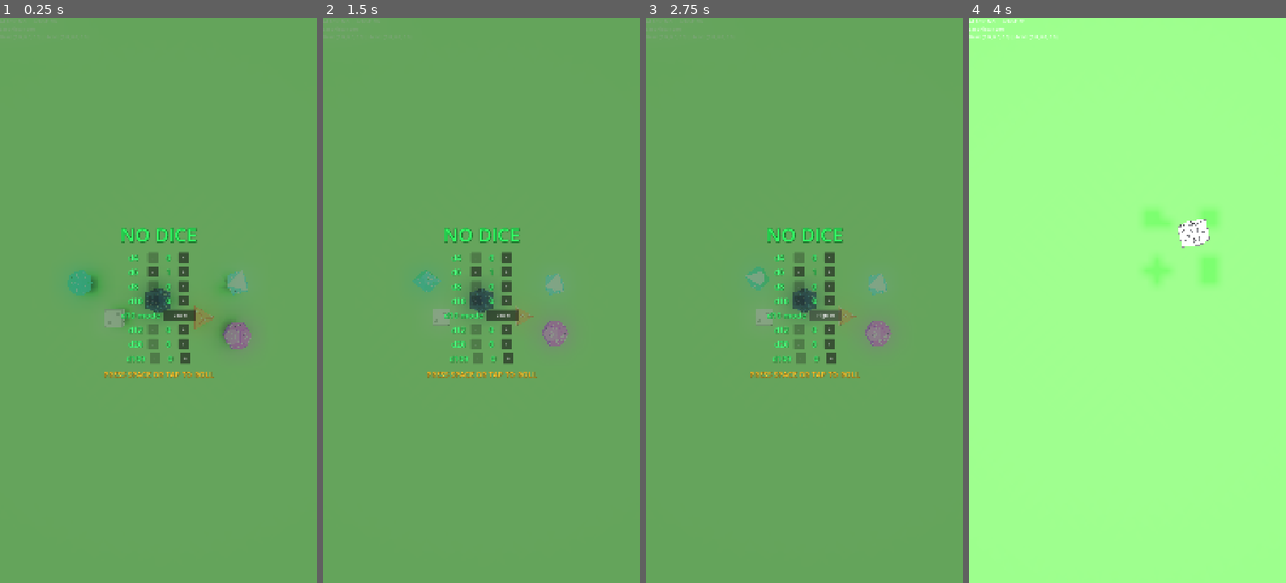
Above: before the commit, frames 1-4 (left to right).
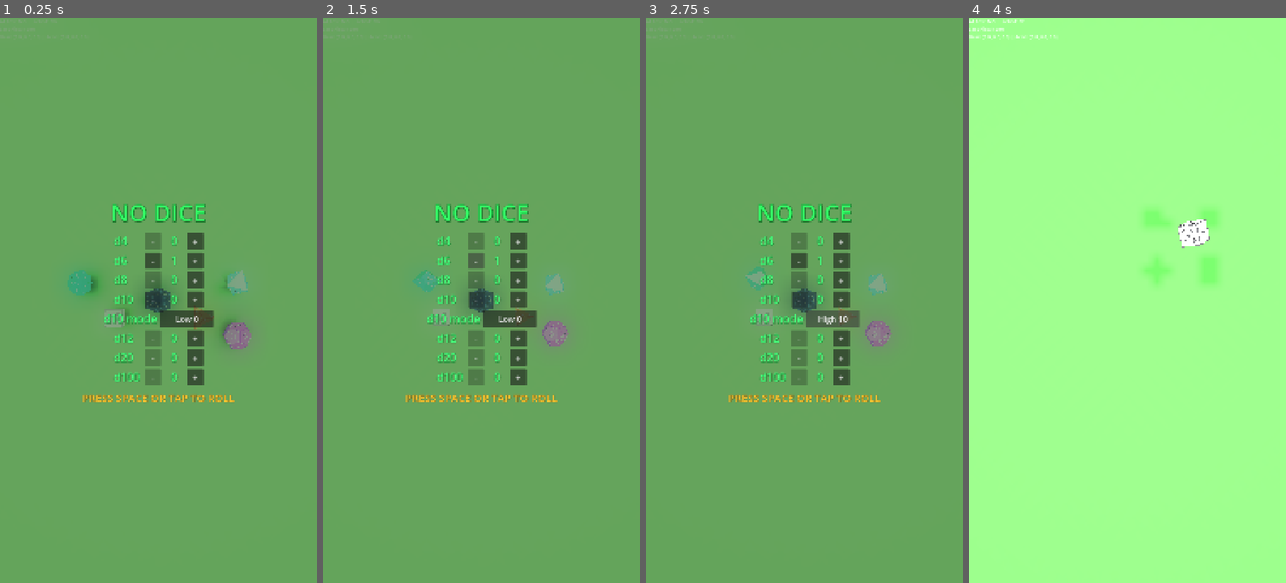
Above: after the commit, the same moments.

Repository: MatthieuLJ/no_dice
Game: Godot game, scene res://die.tscn
Same seed, same stepped clock (60 frames per second), same inputs: the game is played once before the commit and once after it.
Inputs (mouse positions are in pixels of both pictures, inside the frame that each line leads up to):
- Up to frame 1 (0.25 s): no input
- Up to frame 2 (1.5 s): click "+" at 0.5 s; click "-" at 1.25 s
- Up to frame 3 (2.75 s): click "Low 0" at 2 s
- Up to frame 4 (4 s): click "High 10" at 2.75 s; tap Space at 3.5, 3.77 s; move the mouse to (1197, 272) at 3.52 s; hold Right (ui_right) from 3.53 s (still down); tap Enter at 3.6 s; click (1197, 272) at 3.67 s

The runs differ from the first frame. In frame 1, 5.0% of the frame differs, in the area x 26-74%, y 32-68%; in frame 2, 4.9%; in frame 3, 5.0%; in frame 4, nothing differs.

Commit message:
Enlarge text labels and buttons across main menu and result screen

Diff:
--- a/result_screen.tscn
+++ b/result_screen.tscn
@@ -18,19 +18,19 @@
 border_width_bottom = 0
 
 [sub_resource type="LabelSettings" id="LabelSettings_title"]
-font_size = 56
+font_size = 40
 font_color = Color(0.2, 1, 0.4, 1)
 shadow_size = 8
 shadow_color = Color(0, 0.4, 0.1, 0.8)
 
 [sub_resource type="LabelSettings" id="LabelSettings_stats"]
-font_size = 26
+font_size = 40
 font_color = Color(0.3, 1, 0.5, 1)
 shadow_size = 4
 shadow_color = Color(0, 0.4, 0.1, 0.8)
 
 [sub_resource type="LabelSettings" id="LabelSettings_counts"]
-font_size = 24
+font_size = 40
 font_color = Color(1, 0.85, 0.2, 1)
 shadow_size = 4
 shadow_color = Color(0.4, 0.3, 0, 0.8)
@@ -55,13 +55,13 @@
 grow_vertical = 2
 
 [node name="PanelContainer" type="PanelContainer" parent="CenterContainer"]
-custom_minimum_size = Vector2(640, 520)
+custom_minimum_size = Vector2(800, 680)
 layout_mode = 2
 theme_override_styles/panel = SubResource("StyleBoxFlat_glass")
 
 [node name="VBox" type="VBoxContainer" parent="CenterContainer/PanelContainer"]
 layout_mode = 2
-theme_override_constants/separation = 16
+theme_override_constants/separation = 18
 alignment = 1
 
 [node name="TitleLabel" type="Label" parent="CenterContainer/PanelContainer/VBox"]
@@ -83,7 +83,7 @@
 horizontal_alignment = 1
 
 [node name="HistogramContainer" type="MarginContainer" parent="CenterContainer/PanelContainer/VBox"]
-custom_minimum_size = Vector2(580, 300)
+custom_minimum_size = Vector2(740, 360)
 layout_mode = 2
 theme_override_constants/margin_left = 10
 theme_override_constants/margin_top = 5
@@ -100,20 +100,20 @@
 alignment = 1
 
 [node name="RollAgainButton" type="Button" parent="CenterContainer/PanelContainer/VBox/ButtonRow"]
-custom_minimum_size = Vector2(210, 54)
+custom_minimum_size = Vector2(250, 64)
 layout_mode = 2
-theme_override_font_sizes/font_size = 22
+theme_override_font_sizes/font_size = 30
 text = "Roll Again"
 
 [node name="LockFlatButton" type="Button" parent="CenterContainer/PanelContainer/VBox/ButtonRow"]
 visible = false
-custom_minimum_size = Vector2(210, 54)
+custom_minimum_size = Vector2(250, 64)
 layout_mode = 2
-theme_override_font_sizes/font_size = 22
+theme_override_font_sizes/font_size = 30
 text = "Lock Flat & Reroll"
 
 [node name="MainMenuButton" type="Button" parent="CenterContainer/PanelContainer/VBox/ButtonRow"]
-custom_minimum_size = Vector2(210, 54)
+custom_minimum_size = Vector2(250, 64)
 layout_mode = 2
-theme_override_font_sizes/font_size = 22
+theme_override_font_sizes/font_size = 30
 text = "Main Menu"
--- a/start_menu.tscn
+++ b/start_menu.tscn
@@ -9,19 +9,19 @@
 shader_parameter/mix_color = Color(0.02, 0.05, 0.03, 0.5)
 
 [sub_resource type="LabelSettings" id="LabelSettings_title"]
-font_size = 64
+font_size = 80
 font_color = Color(0.2, 1, 0.4, 1)
 shadow_size = 8
 shadow_color = Color(0, 0.4, 0.1, 0.8)
 
 [sub_resource type="LabelSettings" id="LabelSettings_config"]
-font_size = 28
+font_size = 38
 font_color = Color(0.3, 1, 0.5, 1)
 shadow_size = 4
 shadow_color = Color(0, 0.4, 0.1, 0.8)
 
 [sub_resource type="LabelSettings" id="LabelSettings_blink"]
-font_size = 26
+font_size = 36
 font_color = Color(1, 0.8, 0.2, 1)
 shadow_size = 4
 shadow_color = Color(0.5, 0.3, 0, 0.8)
@@ -53,10 +53,10 @@
 anchor_top = 0.5
 anchor_right = 0.5
 anchor_bottom = 0.5
-offset_left = -300.0
-offset_top = -280.0
-offset_right = 300.0
-offset_bottom = 280.0
+offset_left = -380.0
+offset_top = -360.0
+offset_right = 380.0
+offset_bottom = 360.0
 grow_horizontal = 2
 grow_vertical = 2
 theme_override_constants/separation = 16
@@ -79,28 +79,30 @@
 alignment = 1
 
 [node name="D4Label" type="Label" parent="MenuContainer/VBoxContainer/ConfigContainer/RowD4"]
-custom_minimum_size = Vector2(50, 0)
+custom_minimum_size = Vector2(90, 0)
 layout_mode = 2
 text = "d4"
 label_settings = SubResource("LabelSettings_config")
 
 [node name="MinusButton" type="Button" parent="MenuContainer/VBoxContainer/ConfigContainer/RowD4"]
-custom_minimum_size = Vector2(36, 36)
-layout_mode = 2
-size_flags_vertical = 4
+custom_minimum_size = Vector2(56, 56)
+layout_mode = 2
+size_flags_vertical = 4
+theme_override_font_sizes/font_size = 32
 text = "-"
 
 [node name="CountLabel" type="Label" parent="MenuContainer/VBoxContainer/ConfigContainer/RowD4"]
-custom_minimum_size = Vector2(36, 0)
+custom_minimum_size = Vector2(56, 0)
 layout_mode = 2
 text = "0"
 label_settings = SubResource("LabelSettings_config")
 horizontal_alignment = 1
 
 [node name="PlusButton" type="Button" parent="MenuContainer/VBoxContainer/ConfigContainer/RowD4"]
-custom_minimum_size = Vector2(36, 36)
-layout_mode = 2
-size_flags_vertical = 4
+custom_minimum_size = Vector2(56, 56)
+layout_mode = 2
+size_flags_vertical = 4
+theme_override_font_sizes/font_size = 32
 text = "+"
 
 [node name="RowD6" type="HBoxContainer" parent="MenuContainer/VBoxContainer/ConfigContainer"]
@@ -109,28 +111,30 @@
 alignment = 1
 
 [node name="D6Label" type="Label" parent="MenuContainer/VBoxContainer/ConfigContainer/RowD6"]
-custom_minimum_size = Vector2(50, 0)
+custom_minimum_size = Vector2(90, 0)
 layout_mode = 2
 text = "d6"
 label_settings = SubResource("LabelSettings_config")
 
 [node name="MinusButton" type="Button" parent="MenuContainer/VBoxContainer/ConfigContainer/RowD6"]
-custom_minimum_size = Vector2(36, 36)
-layout_mode = 2
-size_flags_vertical = 4
+custom_minimum_size = Vector2(56, 56)
+layout_mode = 2
+size_flags_vertical = 4
+theme_override_font_sizes/font_size = 32
 text = "-"
 
 [node name="CountLabel" type="Label" parent="MenuContainer/VBoxContainer/ConfigContainer/RowD6"]
-custom_minimum_size = Vector2(36, 0)
+custom_minimum_size = Vector2(56, 0)
 layout_mode = 2
 text = "1"
 label_settings = SubResource("LabelSettings_config")
 horizontal_alignment = 1
 
 [node name="PlusButton" type="Button" parent="MenuContainer/VBoxContainer/ConfigContainer/RowD6"]
-custom_minimum_size = Vector2(36, 36)
-layout_mode = 2
-size_flags_vertical = 4
+custom_minimum_size = Vector2(56, 56)
+layout_mode = 2
+size_flags_vertical = 4
+theme_override_font_sizes/font_size = 32
 text = "+"
 
 [node name="RowD8" type="HBoxContainer" parent="MenuContainer/VBoxContainer/ConfigContainer"]
@@ -139,28 +143,30 @@
 alignment = 1
 
 [node name="D8Label" type="Label" parent="MenuContainer/VBoxContainer/ConfigContainer/RowD8"]
-custom_minimum_size = Vector2(50, 0)
+custom_minimum_size = Vector2(90, 0)
 layout_mode = 2
 text = "d8"
 label_settings = SubResource("LabelSettings_config")
 
 [node name="MinusButton" type="Button" parent="MenuContainer/VBoxContainer/ConfigContainer/RowD8"]
-custom_minimum_size = Vector2(36, 36)
-layout_mode = 2
-size_flags_vertical = 4
+custom_minimum_size = Vector2(56, 56)
+layout_mode = 2
+size_flags_vertical = 4
+theme_override_font_sizes/font_size = 32
 text = "-"
 
 [node name="CountLabel" type="Label" parent="MenuContainer/VBoxContainer/ConfigContainer/RowD8"]
-custom_minimum_size = Vector2(36, 0)
+custom_minimum_size = Vector2(56, 0)
 layout_mode = 2
 text = "0"
 label_settings = SubResource("LabelSettings_config")
 horizontal_alignment = 1
 
 [node name="PlusButton" type="Button" parent="MenuContainer/VBoxContainer/ConfigContainer/RowD8"]
-custom_minimum_size = Vector2(36, 36)
-layout_mode = 2
-size_flags_vertical = 4
+custom_minimum_size = Vector2(56, 56)
+layout_mode = 2
+size_flags_vertical = 4
+theme_override_font_sizes/font_size = 32
 text = "+"
 
 [node name="RowD10" type="HBoxContainer" parent="MenuContainer/VBoxContainer/ConfigContainer"]
@@ -169,28 +175,30 @@
 alignment = 1
 
 [node name="D10Label" type="Label" parent="MenuContainer/VBoxContainer/ConfigContainer/RowD10"]
-custom_minimum_size = Vector2(50, 0)
+custom_minimum_size = Vector2(90, 0)
 layout_mode = 2
 text = "d10"
 label_settings = SubResource("LabelSettings_config")
 
 [node name="MinusButton" type="Button" parent="MenuContainer/VBoxContainer/ConfigContainer/RowD10"]
-custom_minimum_size = Vector2(36, 36)
-layout_mode = 2
-size_flags_vertical = 4
+custom_minimum_size = Vector2(56, 56)
+layout_mode = 2
+size_flags_vertical = 4
+theme_override_font_sizes/font_size = 32
 text = "-"
 
 [node name="CountLabel" type="Label" parent="MenuContainer/VBoxContainer/ConfigContainer/RowD10"]
-custom_minimum_size = Vector2(36, 0)
+custom_minimum_size = Vector2(56, 0)
 layout_mode = 2
 text = "0"
 label_settings = SubResource("LabelSettings_config")
 horizontal_alignment = 1
 
 [node name="PlusButton" type="Button" parent="MenuContainer/VBoxContainer/ConfigContainer/RowD10"]
-custom_minimum_size = Vector2(36, 36)
-layout_mode = 2
-size_flags_vertical = 4
+custom_minimum_size = Vector2(56, 56)
+layout_mode = 2
+size_flags_vertical = 4
+theme_override_font_sizes/font_size = 32
 text = "+"
 
 [node name="D10ModeRow" type="HBoxContainer" parent="MenuContainer/VBoxContainer/ConfigContainer"]
@@ -199,15 +207,16 @@
 alignment = 1
 
 [node name="D10ModeLabel" type="Label" parent="MenuContainer/VBoxContainer/ConfigContainer/D10ModeRow"]
-custom_minimum_size = Vector2(80, 0)
+custom_minimum_size = Vector2(170, 0)
 layout_mode = 2
 text = "d10 mode"
 label_settings = SubResource("LabelSettings_config")
 
 [node name="D10ModeButton" type="Button" parent="MenuContainer/VBoxContainer/ConfigContainer/D10ModeRow"]
-custom_minimum_size = Vector2(110, 36)
-layout_mode = 2
-size_flags_vertical = 4
+custom_minimum_size = Vector2(180, 56)
+layout_mode = 2
+size_flags_vertical = 4
+theme_override_font_sizes/font_size = 28
 text = "Low 0"
 
 [node name="RowD12" type="HBoxContainer" parent="MenuContainer/VBoxContainer/ConfigContainer"]
@@ -216,28 +225,30 @@
 alignment = 1
 
 [node name="D12Label" type="Label" parent="MenuContainer/VBoxContainer/ConfigContainer/RowD12"]
-custom_minimum_size = Vector2(50, 0)
+custom_minimum_size = Vector2(90, 0)
 layout_mode = 2
 text = "d12"
 label_settings = SubResource("LabelSettings_config")
 
 [node name="MinusButton" type="Button" parent="MenuContainer/VBoxContainer/ConfigContainer/RowD12"]
-custom_minimum_size = Vector2(36, 36)
-layout_mode = 2
-size_flags_vertical = 4
+custom_minimum_size = Vector2(56, 56)
+layout_mode = 2
+size_flags_vertical = 4
+theme_override_font_sizes/font_size = 32
 text = "-"
 
 [node name="CountLabel" type="Label" parent="MenuContainer/VBoxContainer/ConfigContainer/RowD12"]
-custom_minimum_size = Vector2(36, 0)
+custom_minimum_size = Vector2(56, 0)
 layout_mode = 2
 text = "0"
 label_settings = SubResource("LabelSettings_config")
 horizontal_alignment = 1
 
 [node name="PlusButton" type="Button" parent="MenuContainer/VBoxContainer/ConfigContainer/RowD12"]
-custom_minimum_size = Vector2(36, 36)
-layout_mode = 2
-size_flags_vertical = 4
+custom_minimum_size = Vector2(56, 56)
+layout_mode = 2
+size_flags_vertical = 4
+theme_override_font_sizes/font_size = 32
 text = "+"
 
 [node name="RowD20" type="HBoxContainer" parent="MenuContainer/VBoxContainer/ConfigContainer"]
@@ -246,28 +257,30 @@
 alignment = 1
 
 [node name="D20Label" type="Label" parent="MenuContainer/VBoxContainer/ConfigContainer/RowD20"]
-custom_minimum_size = Vector2(50, 0)
+custom_minimum_size = Vector2(90, 0)
 layout_mode = 2
 text = "d20"
 label_settings = SubResource("LabelSettings_config")
 
 [node name="MinusButton" type="Button" parent="MenuContainer/VBoxContainer/ConfigContainer/RowD20"]
-custom_minimum_size = Vector2(36, 36)
-layout_mode = 2
-size_flags_vertical = 4
+custom_minimum_size = Vector2(56, 56)
+layout_mode = 2
+size_flags_vertical = 4
+theme_override_font_sizes/font_size = 32
 text = "-"
 
 [node name="CountLabel" type="Label" parent="MenuContainer/VBoxContainer/ConfigContainer/RowD20"]
-custom_minimum_size = Vector2(36, 0)
+custom_minimum_size = Vector2(56, 0)
 layout_mode = 2
 text = "0"
 label_settings = SubResource("LabelSettings_config")
 horizontal_alignment = 1
 
 [node name="PlusButton" type="Button" parent="MenuContainer/VBoxContainer/ConfigContainer/RowD20"]
-custom_minimum_size = Vector2(36, 36)
-layout_mode = 2
-size_flags_vertical = 4
+custom_minimum_size = Vector2(56, 56)
+layout_mode = 2
+size_flags_vertical = 4
+theme_override_font_sizes/font_size = 32
 text = "+"
 
 [node name="RowD100" type="HBoxContainer" parent="MenuContainer/VBoxContainer/ConfigContainer"]
@@ -276,28 +289,30 @@
 alignment = 1
 
 [node name="D100Label" type="Label" parent="MenuContainer/VBoxContainer/ConfigContainer/RowD100"]
-custom_minimum_size = Vector2(50, 0)
+custom_minimum_size = Vector2(90, 0)
 layout_mode = 2
 text = "d100"
 label_settings = SubResource("LabelSettings_config")
 
 [node name="MinusButton" type="Button" parent="MenuContainer/VBoxContainer/ConfigContainer/RowD100"]
-custom_minimum_size = Vector2(36, 36)
-layout_mode = 2
-size_flags_vertical = 4
+custom_minimum_size = Vector2(56, 56)
+layout_mode = 2
+size_flags_vertical = 4
+theme_override_font_sizes/font_size = 32
 text = "-"
 
 [node name="CountLabel" type="Label" parent="MenuContainer/VBoxContainer/ConfigContainer/RowD100"]
-custom_minimum_size = Vector2(36, 0)
+custom_minimum_size = Vector2(56, 0)
 layout_mode = 2
 text = "0"
 label_settings = SubResource("LabelSettings_config")
 horizontal_alignment = 1
 
 [node name="PlusButton" type="Button" parent="MenuContainer/VBoxContainer/ConfigContainer/RowD100"]
-custom_minimum_size = Vector2(36, 36)
-layout_mode = 2
-size_flags_vertical = 4
+custom_minimum_size = Vector2(56, 56)
+layout_mode = 2
+size_flags_vertical = 4
+theme_override_font_sizes/font_size = 32
 text = "+"
 
 [node name="BlinkPrompt" type="Label" parent="MenuContainer/VBoxContainer"]
